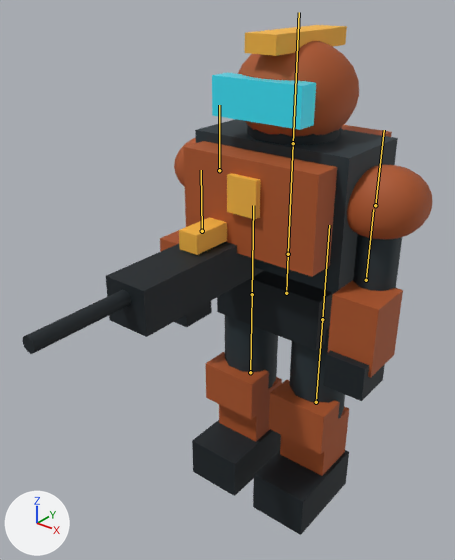
What one commit did to the glTF model public/assets/actors/arc-trooper.glb.
Rendered twice from a 50 mm camera at (1.22, -1.9, 2.05) aimed at (-0.05, -0.32, 1.08). Every picture has the same lights, and +X, +Y and +Z are marked at lower left. The older version comes first. The bones that bend it are drawn over the model as lines.

The first picture shows 'arc-trooper-body', 'arc-trooper-visor'.
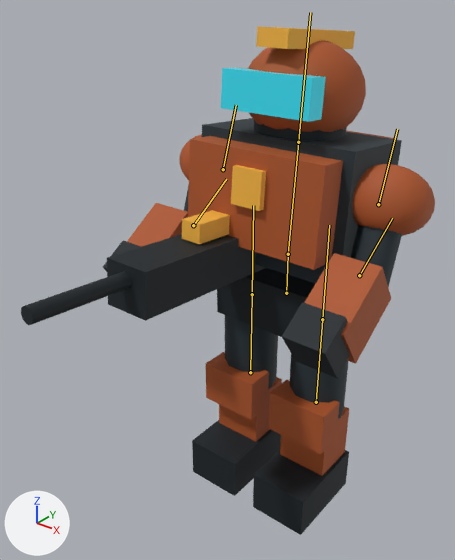
The newer file adds an action. The first version stands in its rest pose; the second is drawn at frame 8 of the action 'aim'.

Location of each change, (x1, y1, x2, y2) in pixels of the pictures (455 x 560 px):
'arc-trooper-body', posed
    before: (22, 25, 432, 535)
    after: (21, 26, 435, 535)
'arc-trooper-visor', posed
    before: (212, 73, 316, 130)
    after: (221, 68, 326, 122)
bone 'spine', root to tip
    before: (288, 254) to (293, 143)
    after: (288, 254) to (298, 142)
bone 'left-arm', root to tip
    before: (375, 205) to (384, 130)
    after: (378, 204) to (397, 129)
bone 'left-forearm', root to tip
    before: (366, 280) to (373, 209)
    after: (359, 275) to (392, 218)
bone 'right-arm', root to tip
    before: (219, 170) to (219, 105)
    after: (223, 169) to (236, 105)
bone 'right-forearm', root to tip
    before: (202, 231) to (201, 170)
    after: (193, 225) to (226, 179)

The edits, one by one:
Bone 'spine' (bone_spine) turns from (0, 0, 0) to (-5, 0, 0) degrees about its own x, y and z.
Bone 'left-arm' (bone_left_arm) turns from (0, 0, 0) to (-14, 0, 0) degrees about its own x, y and z.
Bone 'left-forearm' (bone_left_forearm) turns from (0, 0, 0) to (-37, 0, 0) degrees about its own x, y and z.
Bone 'right-arm' (bone_right_arm) turns from (0, 0, 0) to (-14, 0, 0) degrees about its own x, y and z.
Bone 'right-forearm' (bone_right_forearm) turns from (0, 0, 0) to (-37, 0, 0) degrees about its own x, y and z.
